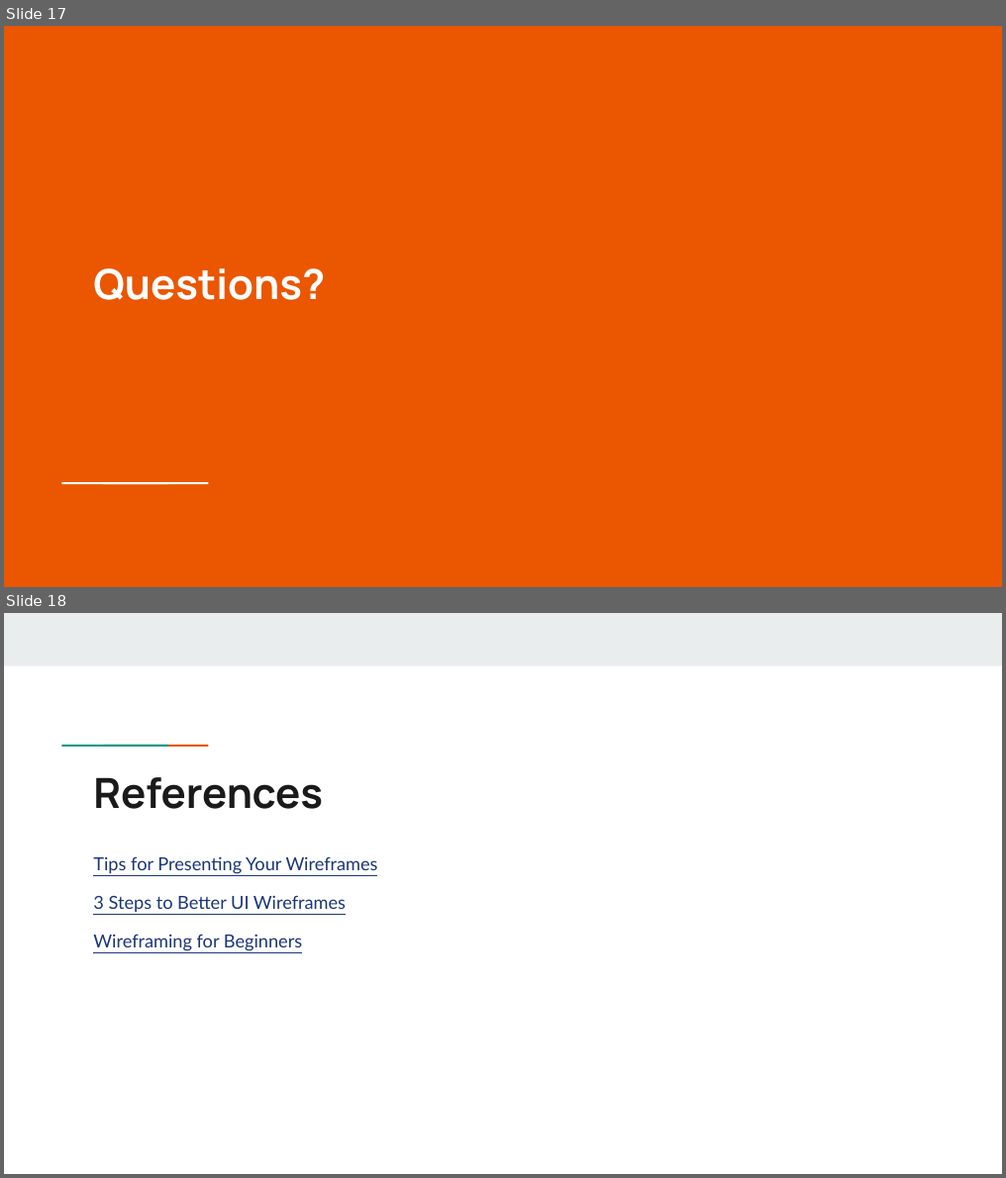
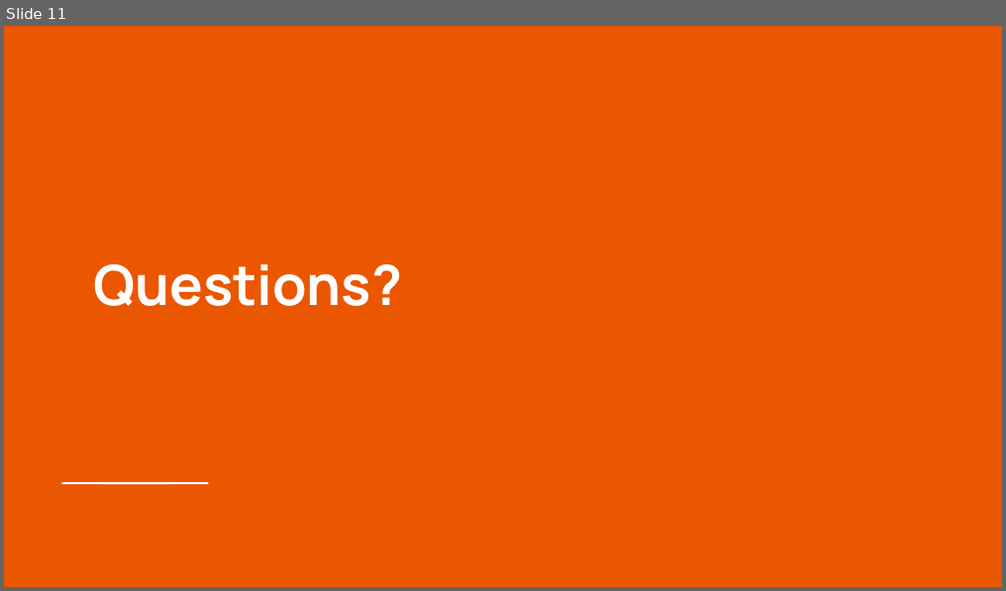
Before and after one commit to ssmcnatt/experimental-design-cap01, a slide deck: presentation-of-findings.pptx. Shown one above the other, each under a label of ours: slides 17 and 18 before the commit, slide 11 after it. The pictures are 1006x1178 and 1006x591 pixels, drawn with LibreOffice and Linux fonts; fonts in the diff are those of the drawing. Boxes give left, top, right and bottom in pixels: in the first picture for what was removed or moved away, otherwise in the second. Text is boxed around its words. In the diff, an @@ line names an element or a change of style, - is before the commit and + after.

```diff
--- a/presentation-of-findings.pptx
+++ b/presentation-of-findings.pptx
@@ slide 18 removed at box(4, 613, 1002, 1174), background #FFFFFF @@
@@ rectangle removed at box(4, 613, 1002, 665) @@
@@ rectangle removed at box(95, 743, 136, 748) @@
@@ rectangle removed at box(135, 743, 175, 748) @@
@@ title removed at box(93, 777, 323, 809) @@
-References
@@ text removed at box(93, 857, 378, 952) @@
-Tips for Presenting Your Wireframes
-3 Steps to Better UI Wireframes
-Wireframing for Beginners
@@ what was slide 17 is now slide 11 @@
@@ slide 11 changed as well @@
@@ title "Questions?" at box(93, 265, 402, 306): size 30 to 40 pt @@
```
Also in this commit, not shown: 5 other slides changed, 5 slides added, 11 other slides removed.
